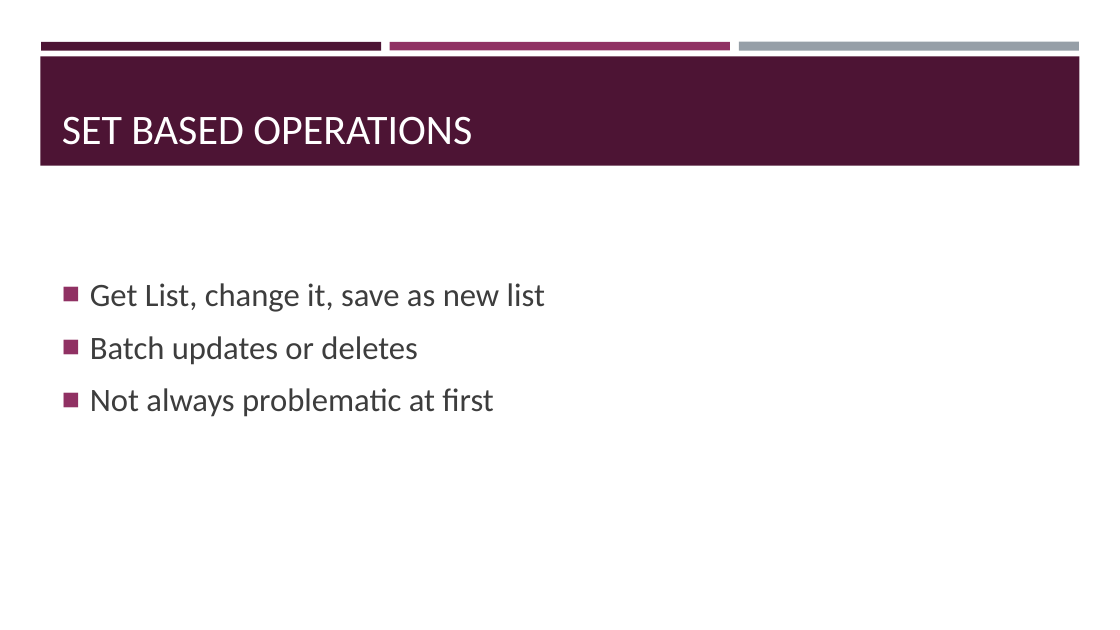
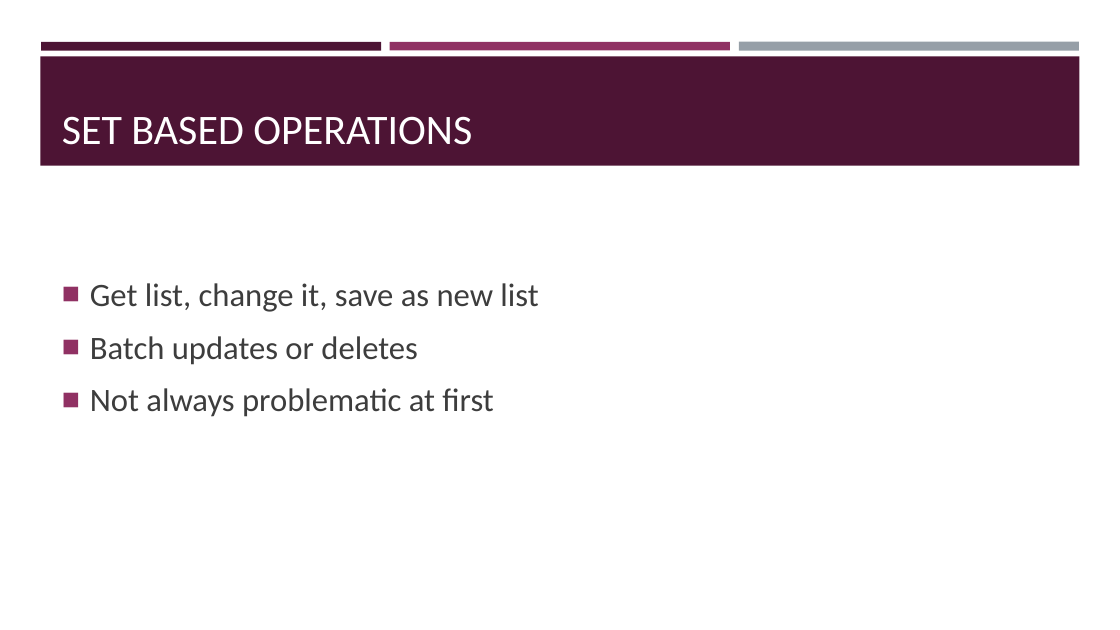
Before and after one commit to zaudtke/Presentations, a slide deck: slide 8 of embracesql/empbracesql.pptx. Drawn at 1120x630 pixels with LibreOffice and Linux fonts; fonts in the diff are those of the drawing. Boxes give left, top, right and bottom in pixels: in the first picture for what was removed or moved away, otherwise in the second. Text is boxed around its words. In the diff, an @@ line names an element or a change of style, - is before the commit and + after.

```diff
--- a/embracesql/empbracesql.pptx
+++ b/embracesql/empbracesql.pptx
@@ text at <box>90,283,538,312</box>: text changed @@
-■ Get List, change it, save as new list
+■ Get list, change it, save as new list
```
Also in this commit, not shown: 10 other slides changed, 5 slides added, 1 slide removed.
